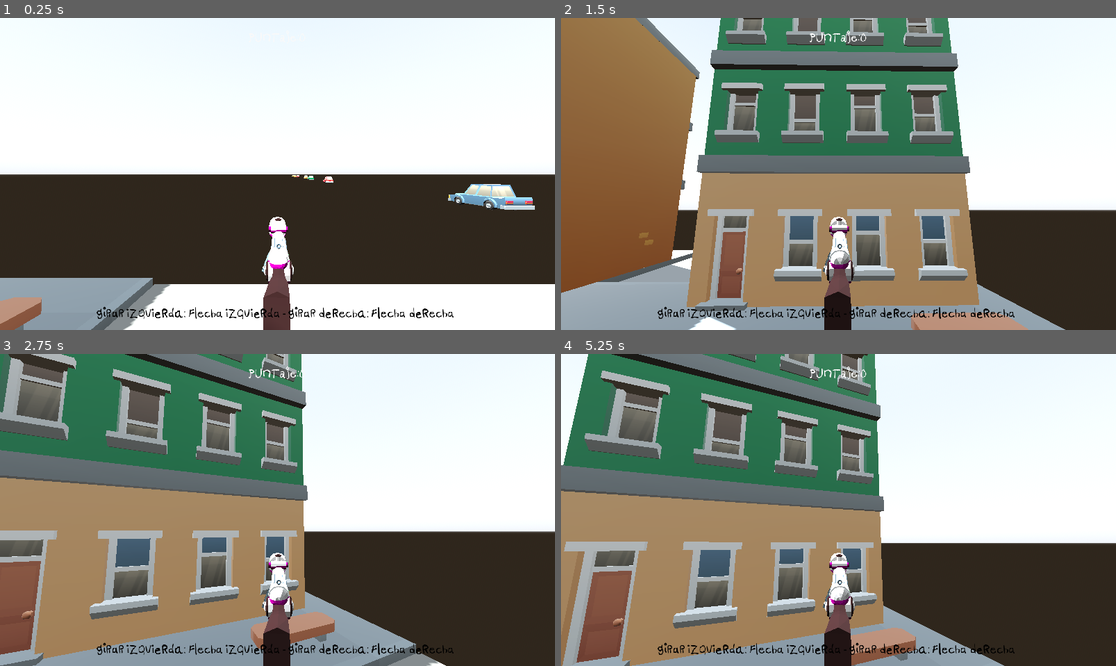
Above: before the commit, frames 1-4 (two rows, left to right).
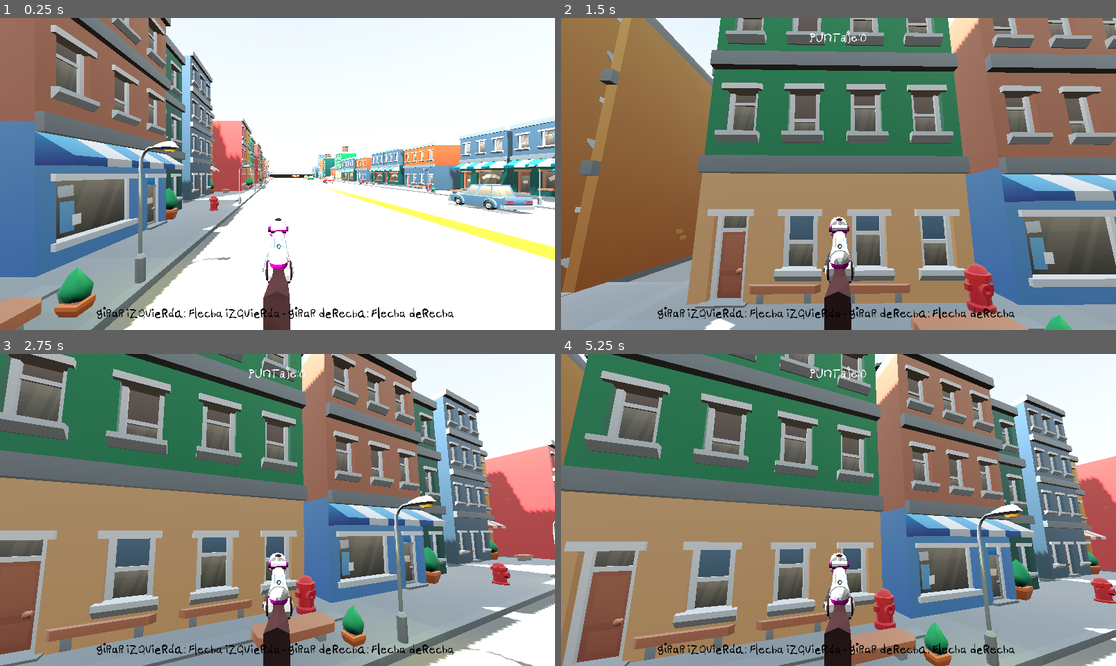
Above: after the commit, the same moments.

Repository: franciscoenriq/Panhales-en-Fuga
Game: Godot game, scene res://scenes/Volante/new_volante.tscn
The game is run twice, just before and just after one commit, with the same random seed, the same clock (stepped at 60 frames per second) and the same inputs. This scene is started directly instead of the project's main scene. A sky picture missing from this copy of the repository is replaced by a grey-blue gradient.
Inputs (mouse positions are in pixels of both pictures, inside the frame that each line leads up to):
- Up to frame 1 (0.25 s): no input
- Up to frame 2 (1.5 s): move the mouse to (960, 158) at 0.52 s; press the mouse at (960, 158) at 0.53 s; hold L (p_right) 0.53-1.28 s; tap M (p_jump) at 0.77 s; move the mouse to (810, 174) at 1.27 s; release the mouse at (810, 174) at 1.28 s; hold W (forward) from 1.28 s (still down); tap X (clutch) at 1.35 s
- Up to frame 3 (2.75 s): keep holding W (forward); tap M (p_jump) at 1.52 s; click (249, 510) at 1.55 s; tap Enter at 2 s; move the mouse to (288, 503) at 2.02 s; hold A (gas) from 2.03 s (still down); click (288, 503) at 2.3 s
- Up to frame 4 (5.25 s): keep holding W (forward); tap Space at 2.75, 4.25 s; move the mouse to (832, 516) at 2.77 s; release A (gas) at 2.78 s; click (832, 516) at 2.85 s; tap M (p_jump) at 3.02, 3.77, 4.52 s; tap Enter at 3.5, 5 s; move the mouse to (877, 513) at 3.52 s; hold F (test) 3.53-4.28 s; click (877, 513) at 3.8 s; move the mouse to (794, 506) at 4.27 s; click (794, 506) at 4.35 s; move the mouse to (844, 510) at 5.02 s; hold X (clutch) from 5.03 s (still down)

The runs differ from the first frame. In frame 1, 57% of the frame differs, in the area x 0-100%, y 0-96%; in frame 2, 33%; in frame 3, 38%; in frame 4, 38%.
Error before the commit: Invalid access to property or key 'distancia_maxima_adelante' on a base object of type 'Node (game_controller.gd)'. (res://scripts/terrain_controller.gd:21)

Commit message:
Arreglado 2

Diff:
--- a/scripts/car_generator.gd
+++ b/scripts/car_generator.gd
@@ -63,7 +63,7 @@
 		spawn_car(160,false)
 
 	if police_spawner_timer<=0 && is_police_in_lane==false && pista_id>0:
-		spawn_car(GameController.distancia_maxima_atras,true)
+		spawn_car(-160,true)
 		is_police_in_lane=true
 
 func _load_car_scenes(cars_paths):
--- a/scripts/terrain_controller.gd
+++ b/scripts/terrain_controller.gd
@@ -18,8 +18,8 @@
 		add_child(block)
 		terrain_belt.append(block)
 
-		GameController.distancia_maxima_adelante +=block.mesh.size.y*(block_index-num_terrain_blocks/2)
-		GameController.distancia_maxima_atras -=block.mesh.size.y*(block_index-num_terrain_blocks/2)
+
+
 
 func _process(delta):
 	_progress_terrain(delta)
